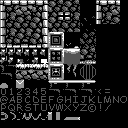
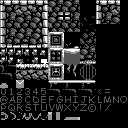
Before/after of a (128, 128) layered artwork. What changed in the layer stack:
painted on "tile-set-greyscale.png" over [left=16, top=48, right=45, bottom=55]
